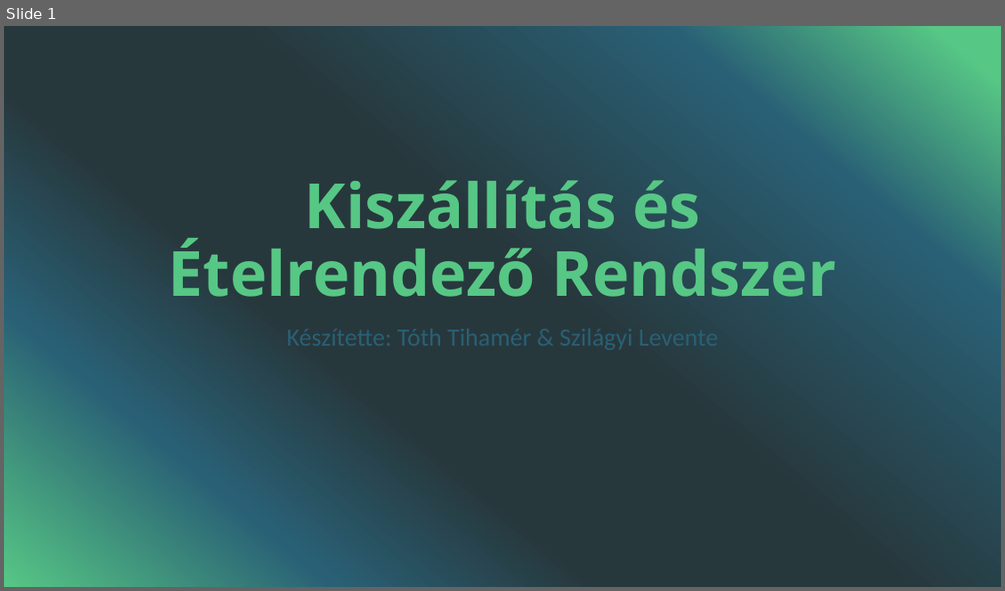
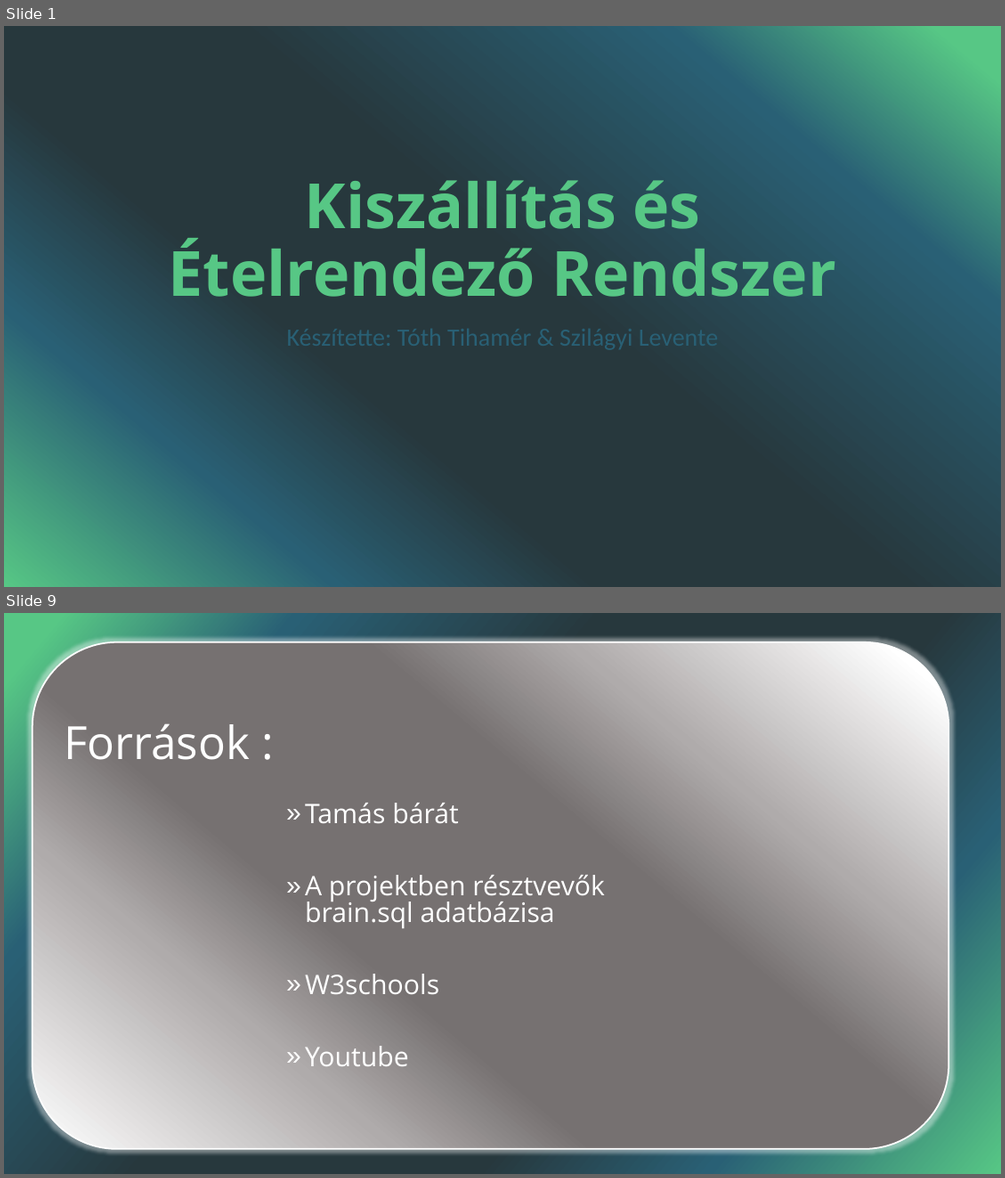
Before and after one commit to TihikEu/Kiszallitasi-Etelrendelo-Rendszer, a slide deck: Kiszállítás és Ételrendező Rendszer.pptx. Shown one above the other, each under a label of ours: slide 1 before the commit, slides 1 and 9 after it; the slides between them are not shown. The pictures are 1005x591 and 1005x1178 pixels, drawn with LibreOffice and Linux fonts; fonts in the diff are those of the drawing. Boxes give left, top, right and bottom in pixels: in the first picture for what was removed or moved away, otherwise in the second. Text is boxed around its words. In the diff, an @@ line names an element or a change of style, - is before the commit and + after.

```diff
--- a/Kiszállítás és Ételrendező Rendszer.pptx
+++ b/Kiszállítás és Ételrendező Rendszer.pptx
@@ slide 9 added at bbox=[4, 613, 1001, 1174], background gradient #57C785 to #296075 to #27383D @@
@@ rounded rectangle added at bbox=[32, 642, 949, 1149], fill gradient #FFFFFF to #AFABAB to #767171, outline #FFFFFF 1.5 pt @@
@@ title added at bbox=[64, 723, 250, 760], 44 pt, text #FFFFFF @@
+Források :
@@ text added at bbox=[305, 803, 605, 1066], 25.9 pt, text #FFFFFF @@
+» Tamás bárát
+» A projektben résztvevők brain.sql adatbázisa
+» W3schools
+» Youtube
```
Also in this commit, not shown: 1 slide changed, 7 other slides added, 1 slide removed.
